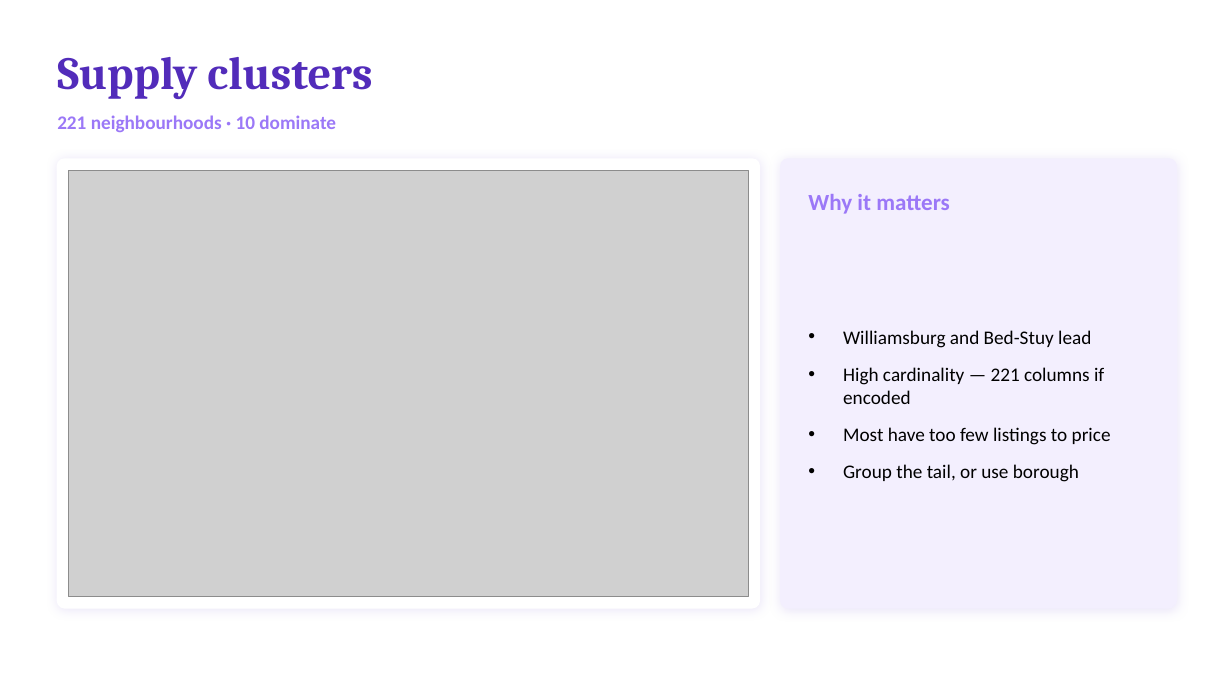
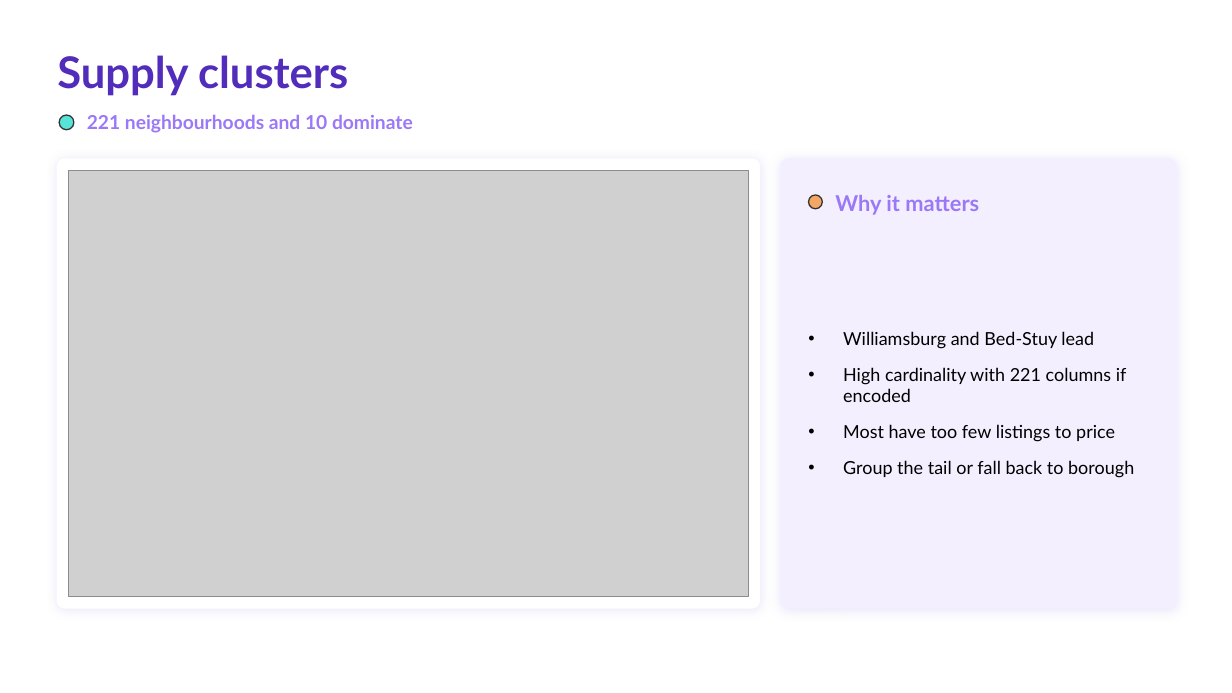
Before and after one commit to khaliddosari/Tuwaiq-Bootcamp, a slide deck: slide 10 of eda week 3/Khalid Al Dosari - EDA Project Presentation.pptx. Drawn at 1232x693 pixels with LibreOffice and Linux fonts; fonts in the diff are those of the drawing; grey boxes stand for pictures. Boxes give left, top, right and bottom in pixels: in the first picture for what was removed or moved away, otherwise in the second. Text is boxed around its words. In the diff, an @@ line names an element or a change of style, - is before the commit and + after.

```diff
--- a/eda week 3/Khalid Al Dosari - EDA Project Presentation.pptx
+++ b/eda week 3/Khalid Al Dosari - EDA Project Presentation.pptx
@@ text "Supply clusters" at [57,55,348,96]: size 36 to 34 pt, font Cambria to Lato @@
@@ ellipse added at [59,116,74,130], fill #57E3D8, outline #333333 1 pt @@
@@ text at [87,114,413,133]: text changed; font Calibri to Lato @@
-221 neighbourhoods · 10 dominate
+221 neighbourhoods and 10 dominate
@@ ellipse added at [809,195,823,209], fill #F4A664, outline #333333 1 pt @@
@@ text "Why it matters": place and size @@
-text "Why it matters" at [808,194,950,214]
+text "Why it matters" at [835,195,979,215]
@@ text "Why it matters" at [835,195,979,215]: size 18 to 17 pt, font Calibri to Lato @@
@@ text at [843,331,1115,442]: size 15 to 14 pt, font Calibri to Lato in "Williamsburg and Bed-Stuy lead", "Most have too few listings to price" @@
@@ text at [843,367,1127,402]: text changed; size 15 to 14 pt; font Calibri to Lato @@
-• High cardinality — 221 columns if encoded
+• High cardinality with 221 columns if encoded
@@ text at [843,460,1134,478]: text changed; size 15 to 14 pt; font Calibri to Lato @@
-• Group the tail, or use borough
+• Group the tail or fall back to borough
```
Also in this commit, not shown: 12 other slides changed.
